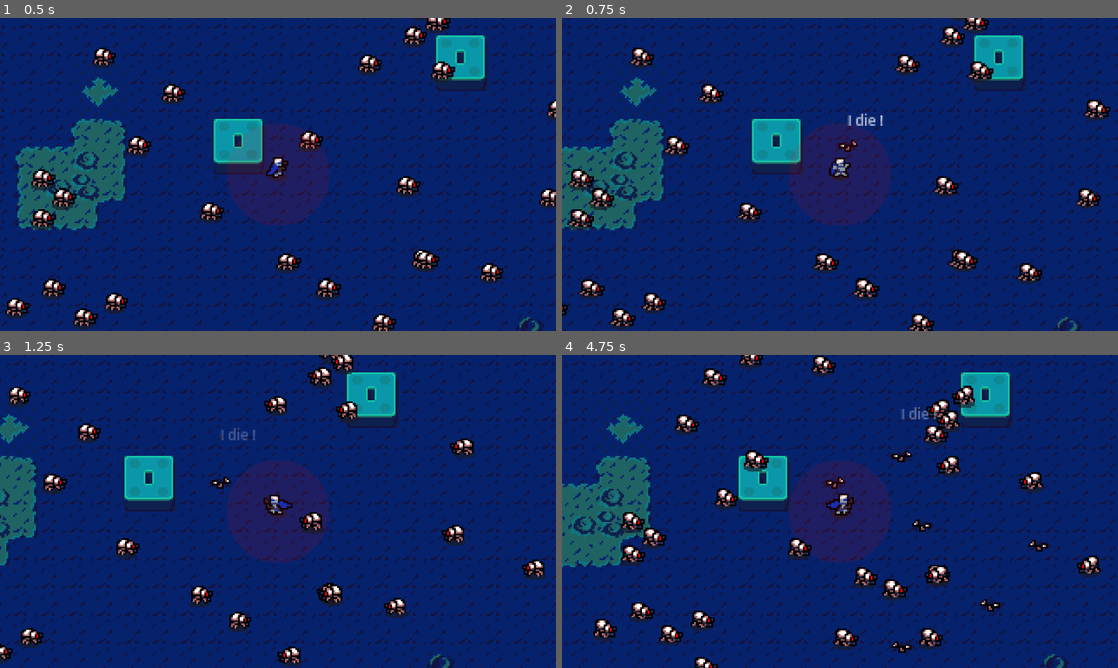
Above: before the commit, frames 1-4 (two rows, left to right).
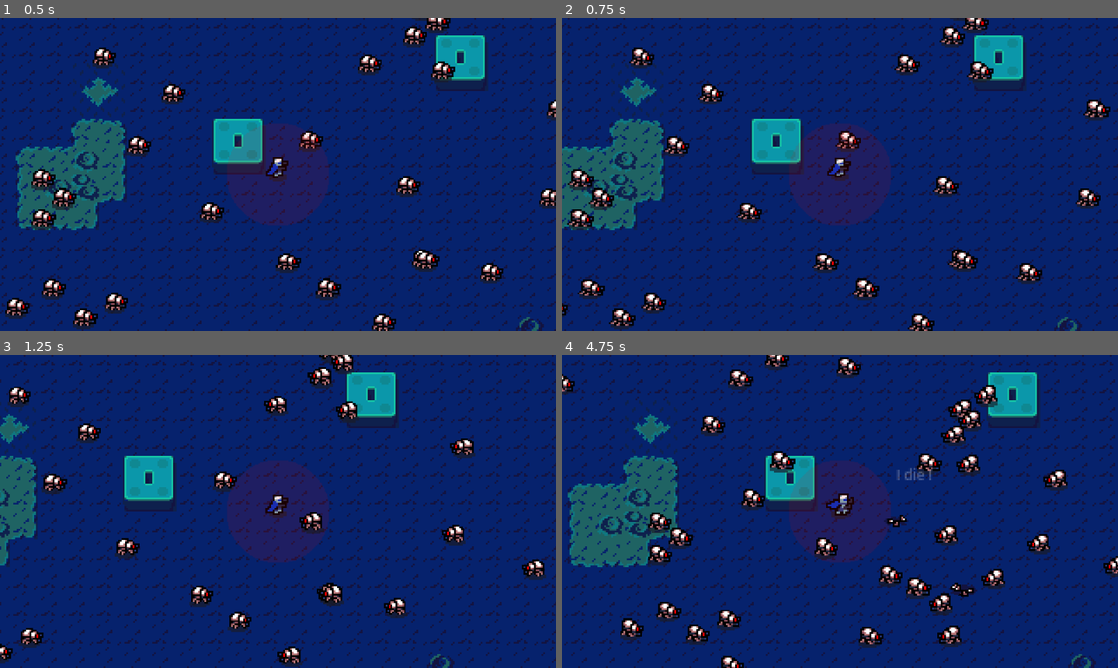
Above: after the commit, the same moments.

Repository: CmdZOD-Git/edf
Game: Godot game, scene res://main.tscn
Same seed, same stepped clock (60 frames per second), same inputs: the game is played once before the commit and once after it.
Inputs:
- Up to frame 1 (0.5 s): no input
- Up to frame 2 (0.75 s): hold D (right) from 0.53 s (still down)
- Up to frame 3 (1.25 s): keep holding D (right)
- Up to frame 4 (4.75 s): release D (right) at 1.28 s; hold S (down) 1.28-2.03 s; hold D (right) 2.03-2.78 s; hold W (up) 2.78-3.53 s; hold A (left) from 3.53 s (still down)

Frame 1 is identical in both runs. In frame 2, 0.5% of the frame differs, in the area x 47-58%, y 30-51%; in frame 3, 0.5%; in frame 4, 23%, in the area x 0-100%, y 0-100%.

Commit message:
finetuning projectile logic with lifespan, hitpoint

Diff:
--- a/Item/melee_strike.tres
+++ b/Item/melee_strike.tres
@@ -10,18 +10,20 @@
 [resource]
 script = ExtResource("1_m7uvj")
 title = "Melee Strike"
-cooldown_second = 0.5
 type = 0
 hit_box_type = 1
 motion = 1
+area_size = 30.0
+draw_range = true
+cooldown_second = 2.0
+damage = 5.0
+number_of_hit = 99
 texture = SubResource("AtlasTexture_67r6q")
-damage = 5.0
-draw_range = true
-area_size = 30.0
+hit_radius = 10.0
+hit_lifespan = 0.1
 melee_area_size = 50.0
 speed = 0.0
 spray_degree = 0.0
-piercing = 0
 impact = 1
 impact_random = true
-impact_random_framecount = 2
+impact_random_framecount = 1
--- a/Item/pistol_gun_itemresource.tres
+++ b/Item/pistol_gun_itemresource.tres
@@ -1,25 +1,29 @@
 [gd_resource type="Resource" script_class="ItemResource" load_steps=4 format=3 uid="uid://csrvcosomvbek"]
 
-[ext_resource type="Script" path="res://item_resource.gd" id="1_sccov"]
-[ext_resource type="Texture2D" uid="uid://c18sfecmxv4bh" path="res://UI/bullets&plasma.png" id="2_pp8nt"]
+[ext_resource type="Script" path="res://item_resource.gd" id="1_rkr3x"]
+[ext_resource type="Texture2D" uid="uid://c18sfecmxv4bh" path="res://UI/bullets&plasma.png" id="2_0culo"]
 
 [sub_resource type="AtlasTexture" id="AtlasTexture_67r6q"]
-atlas = ExtResource("2_pp8nt")
-region = Rect2(0, 0, 8, 8)
+atlas = ExtResource("2_0culo")
+region = Rect2(16, 0, 8, 8)
 
 [resource]
-script = ExtResource("1_sccov")
+script = ExtResource("1_rkr3x")
 title = "Pistol gun"
+type = 0
+hit_box_type = 0
+motion = 0
 area_size = 80.0
+draw_range = true
 cooldown_second = 0.5
-type = 0
+damage = 1.0
+number_of_hit = 1
 texture = SubResource("AtlasTexture_67r6q")
-damage = 1.0
-speed = 2.0
-spray_degree = 10.0
-draw_range = true
-piercing = 1
-motion = 0
+hit_radius = 5.0
+hit_lifespan = 3.0
+melee_area_size = 0.0
+speed = 0.0
+spray_degree = 0.0
 impact = 2
 impact_random = true
 impact_random_framecount = 2
--- a/item_class.gd
+++ b/item_class.gd
@@ -88,6 +88,9 @@
 	projectile.texture = item_resource.texture
 	projectile.current_position = from
 	projectile.direction = global_position.direction_to(target.global_position)
+	projectile.radius = item_resource.hit_radius
+	projectile.hit_max = item_resource.number_of_hit
+	projectile.life_span_second = item_resource.hit_lifespan
 
 	projectile.impact = item_resource.impact
 	projectile.impact_random = item_resource.impact_random
--- a/item_resource.gd
+++ b/item_resource.gd
@@ -15,22 +15,24 @@
 }
 
 @export var title:String = "default gun"
+@export var type:Type
+@export var hit_box_type:HitBoxType = HitBoxType.PROJECTILE
+@export var motion:Motion = Motion.fire
+@export var area_size:float ## Range of the search area for target
+@export var draw_range:bool
 @export var cooldown_second:float
-@export var type:Type
-@export var hit_box_type:HitBoxType = 0
-@export var motion:Motion = Motion.fire
+@export var damage:float
+@export var number_of_hit:int = 1
 @export var texture:Texture2D
-@export var damage:float
-@export var draw_range:bool
-@export var area_size:float ## Range of the search area for target
+@export var hit_radius:float = 5
+@export var hit_lifespan:float = 1
 
 @export_category("melee only")
 @export var melee_area_size:float = 0 ## Size of the melee attack
 
-@export_category("projectile only")
+@export_category("firing projectile only")
 @export var speed:float
 @export var spray_degree:float = 0
-@export var piercing:int = 1
 
 @export_category("impact")
 @export var impact:Doodad.DoodadList
--- a/projectile_class.gd
+++ b/projectile_class.gd
@@ -12,8 +12,15 @@
 var speed:float = 2
 var current_position:Vector2 = Vector2.ZERO
 var target_layer:int #Layer index to check
-var piercing_max:int = 1
-var piercing_current:int
+var hit_max:int = 1
+var hit_current:int
+
+var life_span_timer:Timer
+var life_span_second:float = 1
+
+var radius:float:
+	set(x):
+		$CollisionShape2D.shape.radius = x
 
 var impact:Doodad.DoodadList
 var impact_random:bool
@@ -26,10 +33,16 @@
 
 func _ready() -> void:
 	global_position = current_position
-	piercing_current = piercing_max
+	hit_current = hit_max
 	set_collision_mask_value(3, true)
 	area_entered.connect(on_area_entered)
 	body_entered.connect(on_body_entered)
+
+	life_span_timer = Timer.new()
+	life_span_timer.one_shot = true
+	add_child(life_span_timer)
+	life_span_timer.start(life_span_second)
+	life_span_timer.timeout.connect(queue_free)
 
 	#var masking_layer:String = "m %s %s %s" % [get_collision_mask_value(1), get_collision_mask_value(2), get_collision_mask_value(3)]
 	#print(masking_layer)
@@ -42,25 +55,26 @@
 	print("area")
 
 func on_body_entered(body:Node2D):
-	if body.has_signal("projectile_hit"):
+	if body.has_signal("projectile_hit") and hit_current > 0 :
 		body.emit_signal("projectile_hit", self)
-		piercing_current -= 1
+		hit_current -= 1
 
-	if piercing_current <= 0:
+		if  impact >= 0:
+			var impact_doodad:Doodad = preload("res://doodad.tscn").instantiate()
+			if impact_random == true and impact_random_framecount > 0:
+				impact_doodad.make_random_anim(impact, impact_random_framecount)
+			get_tree().root.get_node("Main").add_child(impact_doodad)
+			impact_doodad.z_index = 5
+
+			impact_doodad.global_position = lerp(global_position, body.global_position, 0.75)
+			if impact_random == true and impact_random_framecount > 0:
+				impact_doodad.play("random")
+			else:
+				impact_doodad.play(Doodad.DoodadList.keys()[impact])
+
+	if hit_current <= 0:
 		queue_free()
 
-	if impact >= 0:
-		var impact_doodad:Doodad = preload("res://doodad.tscn").instantiate()
-		if impact_random == true and impact_random_framecount > 0:
-			impact_doodad.make_random_anim(impact, impact_random_framecount)
-		get_tree().root.get_node("Main").add_child(impact_doodad)
-		impact_doodad.z_index = 5
-
-		impact_doodad.global_position = lerp(global_position, body.global_position, 0.75)
-		if impact_random == true and impact_random_framecount > 0:
-			impact_doodad.play("random")
-		else:
-			impact_doodad.play(Doodad.DoodadList.keys()[impact])
 
 	if OS.is_debug_build():
 		var label = Label.new()
